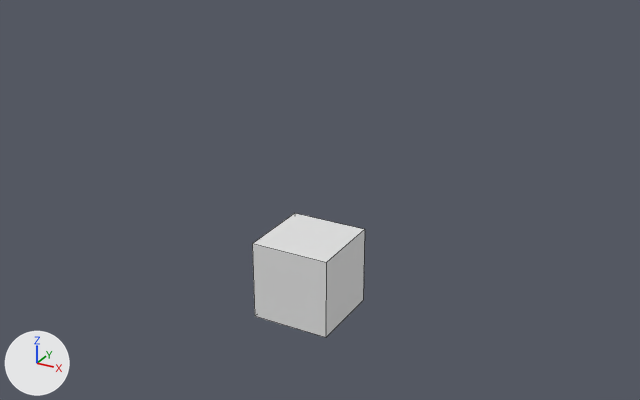
One commit to the Blender file Assets/Models/Floor/Floor_block.blend: the scene before it, then after it.
Rendered twice from a camera (50 mm lens) standing at (9.54, -16.82, 10.43) and looking at (-3.45, 6.79, -1.38). The lights are fixed; the arrows at lower left show +X, +Y and +Z. Mesh edges are drawn as thin lines.

Before the edit, the objects in view are built like this:
```python
me_cube = bpy.data.meshes.new('Cube')
me_cube.from_pydata(...)  # a box spanning x -1.0..1.0, y -1.0..1.0, z -1.0..1.0
me_cube.materials.append(mat_material)  # white #e7e7e7
ob_cube = bpy.data.objects.new('Cube', me_cube)
ob_cube.location = (0.0, 0.0, 0.0)
```
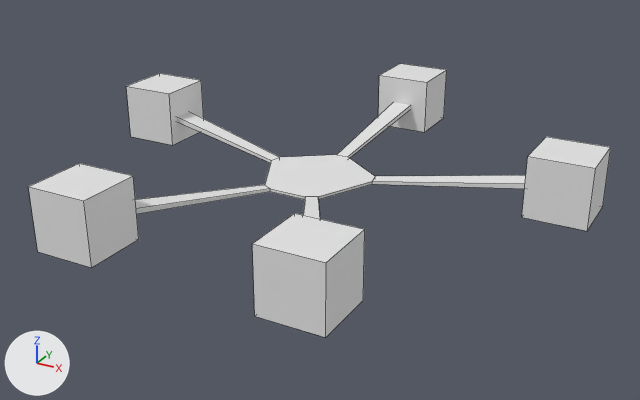
The newer file is also rescaled (x0.25), turned or shifted as a whole; pictures and numbers use the older file's frame.

What changed in the scene script:
```text
Add me_cube_005:
    me_cube_005.from_pydata(...)  # a box spanning x -0.25..0.25, y -0.25..0.25, z -0.25..0.25
Add me_cylinder_001:
    me_cylinder_001.from_pydata(...)  # 40 vertices, 26 faces; spans x -1.94..1.94, y -1.7..2.03, z -3.31..3.78
Add ob_cube_004:
    ob_cube_004 = bpy.data.objects.new('Cube.004', me_cube_005)
    ob_cube_004.location = (4.02, 8.85, 0.0)
    ob_cube_004.scale = (4.0, 4.0, 4.0)
Add ob_cube_003:
    ob_cube_003 = bpy.data.objects.new('Cube.003', me_cube_005.copy())
    ob_cube_003.location = (-3.64, 14.75, 0.0)
    ob_cube_003.scale = (4.0, 4.0, 4.0)
Add ob_cube_002:
    ob_cube_002 = bpy.data.objects.new('Cube.002', me_cube_005.copy())
    ob_cube_002.location = (-11.3, 8.85, 0.0)
    ob_cube_002.scale = (4.0, 4.0, 4.0)
Add ob_cube_001:
    ob_cube_001 = bpy.data.objects.new('Cube.001', me_cube_005.copy())
    ob_cube_001.location = (-7.27, 0.0, 0.0)
    ob_cube_001.scale = (4.0, 4.0, 4.0)
Add ob_corridors:
    ob_corridors = bpy.data.objects.new('Corridors', me_cylinder_001)
    ob_corridors.location = (-3.64, 6.62, -0.27)
    ob_corridors.scale = (4.0, 4.0, 0.0977)
```

Pixel boxes (x1, y1, x2, y2) of what changed, in the pictures (640 x 400 px):
'Corridors', added: after (135, 102, 526, 219)
'Cube.001', added: after (28, 163, 139, 268)
'Cube.004', added: after (522, 137, 611, 231)
'Cube.002', added: after (126, 73, 204, 145)
'Cube.003', added: after (378, 64, 447, 132)
